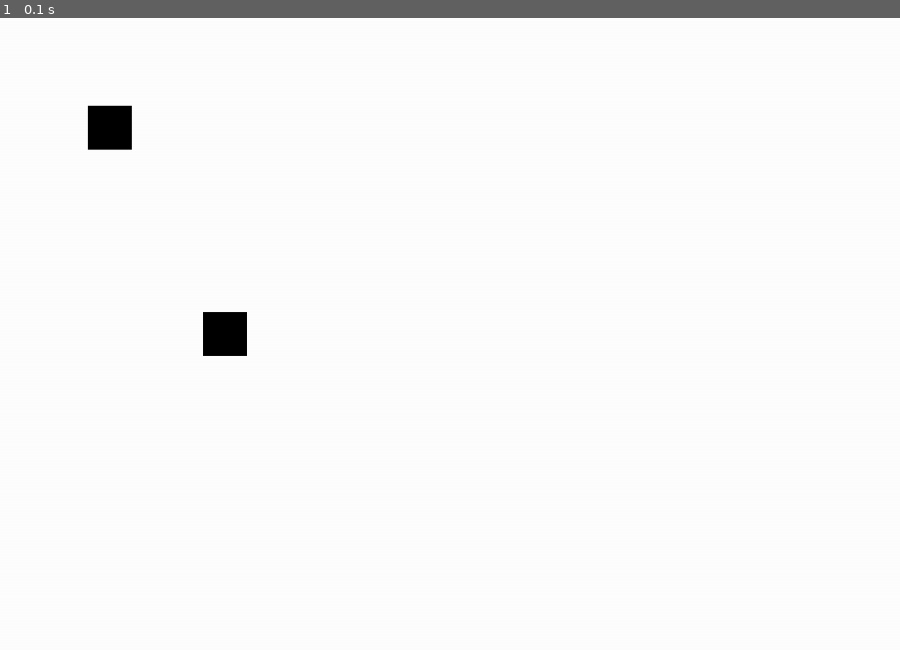
Above: before the commit, frame 1.
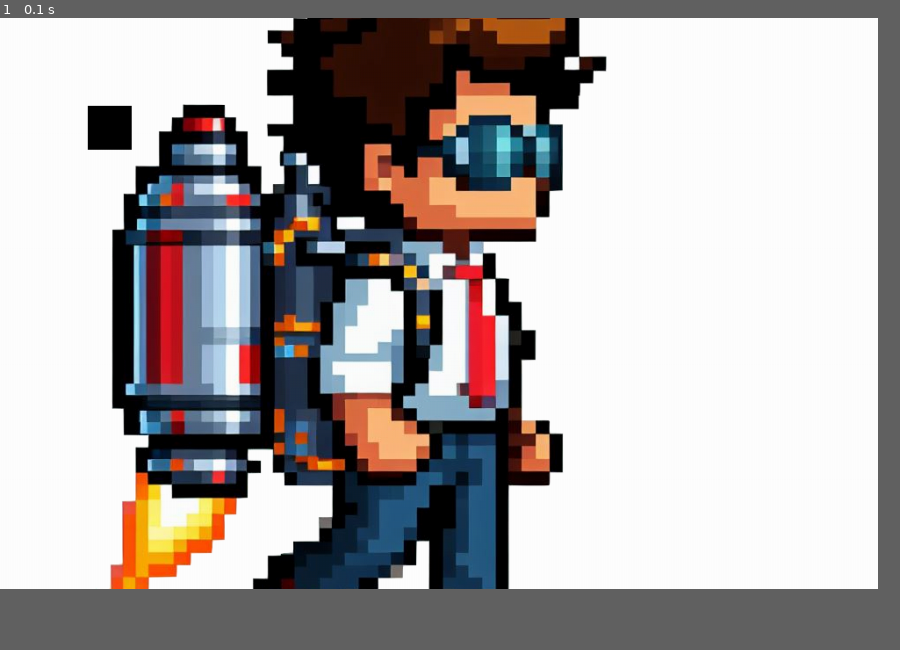
Above: after the commit, the same moment.

Repository: MarcoFAlbanese/PYGAME-24.1-Grupo-MAT
Game: pygame game, started from Game.py
Same seed, same stepped clock (60 frames per second), same inputs: the game is played once before the commit and once after it.
Inputs:
- Up to frame 1 (0.1 s): no input
In our replay, the window is 900x632 before the commit and 878x571 after it. These sizes can differ from the game's own. Grey fills any space a smaller window leaves; there, only what the larger window draws over its background counts as a difference.

The runs differ from the first frame. In frame 1, 35% of the frame differs, in the area x 9-68%, y 0-91%.

Commit message:
imagem de personagem

Diff:
--- a/Game.py
+++ b/Game.py
@@ -5,9 +5,10 @@
 
 pygame.init()
 
+player_image = pygame.image.load('assets/player.png')
 # ----- Gera tela principal
-WIDTH = 1024
-HEIGHT = 720
+WIDTH = 1000
+HEIGHT = 650
 window = pygame.display.set_mode((WIDTH, HEIGHT))
 pygame.display.set_caption('Passeio de Jetpack')
 
@@ -18,27 +19,13 @@
 class Player (pygame.sprite.Sprite):  ### classe personagem
     def __init__(self):
         pygame.sprite.Sprite.__init__(self)
-        self.image = pygame.Surface((50,50))
-        self.image.fill(BLACK)
-        self.rect = self.image.get_rect()
-        self.rect.centerx = WIDTH//4
-        self.rect.centery = HEIGHT//2
-class Player (pygame.sprite.Sprite):  ### classe personagem
-    def __init__(self):
-        pygame.sprite.Sprite.__init__(self)
-        self.image = pygame.Surface((50,50))
-        self.image.fill(BLACK)
+        self.image = player_image
         self.rect = self.image.get_rect()
         self.rect.centerx = WIDTH//4
         self.rect.centery = HEIGHT//2
 
-class Obstaculos(pygame.sprite.Sprite): ### classe dos obstaculos
-    def __init__(self):
-        self.image = pygame.surface((50,50))
-        self.image.fill(255,0,0)
-        self.rect = self.image.get_rect()
-        self.rect.centerx = WIDTH-50
-        self.rect.centery = random.randint (0, HEIGHT)
+
+
 class Obstaculos(pygame.sprite.Sprite): ### classe dos obstaculos
     def __init__(self):
         pygame.sprite.Sprite.__init__(self)
@@ -55,11 +42,9 @@
 #lista com todos sprites
 all_sprites = pygame.sprite.Group()
 obstaculos = pygame.sprite.Group()
-all_sprites = pygame.sprite.Group()
+
 
 #adiciona o player na lista de sprites
-player = Player()
-all_sprites.add(player)
 player = Player()
 all_sprites.add(player)
 
@@ -80,8 +65,7 @@
     #window.fill((255, 255, 255))  # Preenche com a cor branca
     window.fill((255, 255, 255))
     all_sprites.draw(window)
-    window.fill((255 , 255, 255))
-    all_sprites.draw(window)
+
 
 
     # ----- Atualiza estado do jogo
